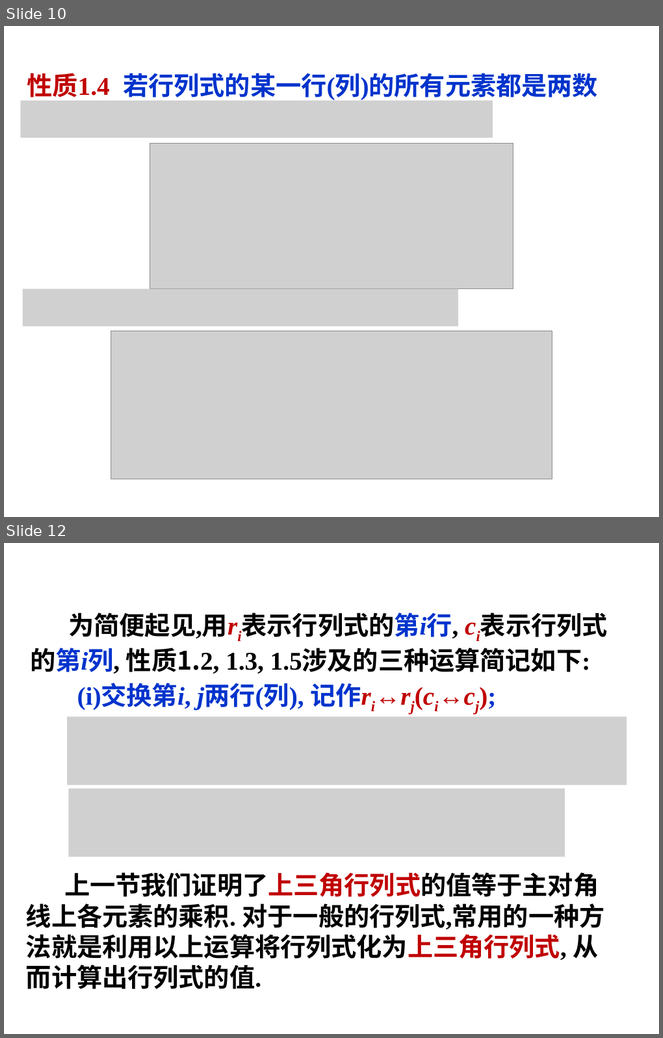
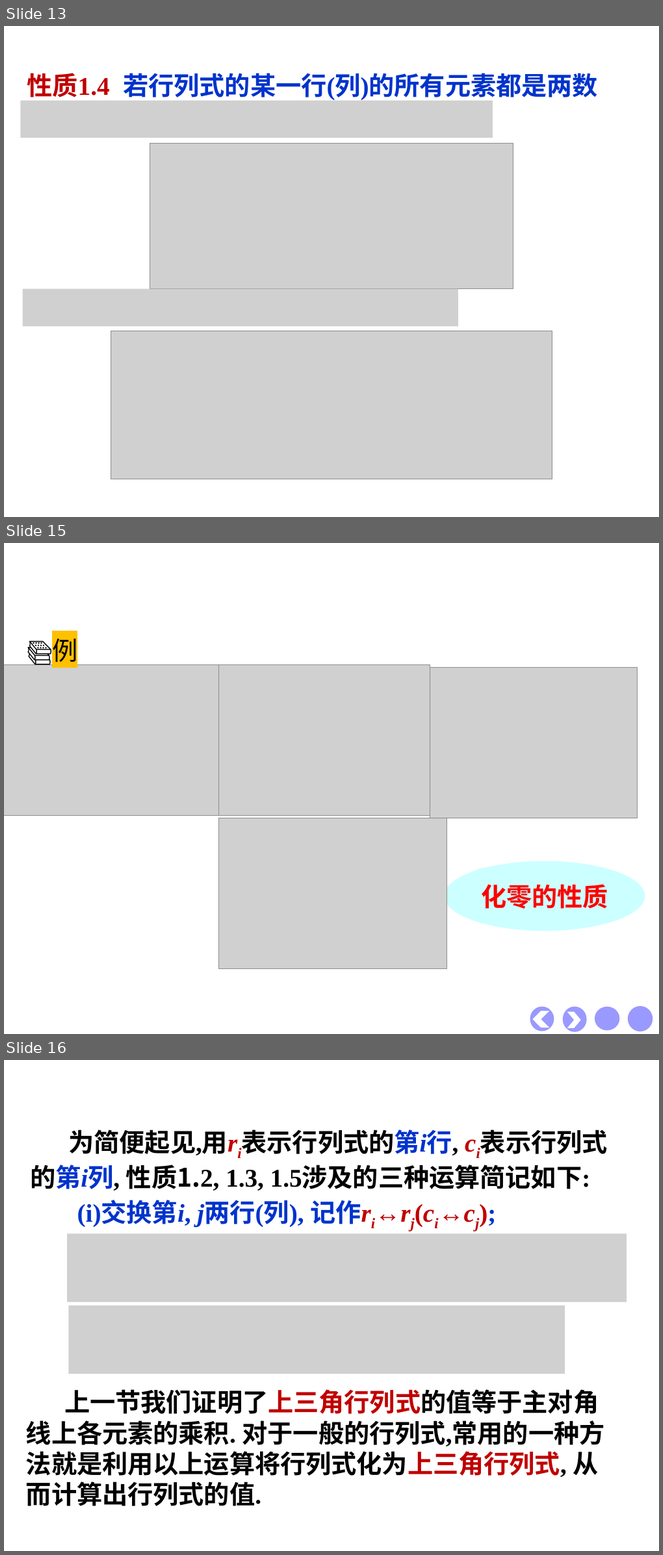
Before and after one commit to zeemeil/zeemeil.github.io, a slide deck: files/2025_2_LM/1007_0103.pptx. Shown one above the other, each under a label of ours: slides 10 and 12 before the commit, slides 13, 15 and 16 after it; the slides between them are not shown. The pictures are 663x1038 and 663x1555 pixels, drawn with LibreOffice and Linux fonts; fonts in the diff are those of the drawing; grey boxes stand for pictures; background and template pictures are left out. Boxes give left, top, right and bottom in pixels: in the first picture for what was removed or moved away, otherwise in the second. Text is boxed around its words. In the diff, an @@ line names an element or a change of style, - is before the commit and + after.

```diff
--- a/files/2025_2_LM/1007_0103.pptx
+++ b/files/2025_2_LM/1007_0103.pptx
@@ slide 15 added at box(4, 543, 659, 1034), background picture (left out) @@
@@ text added at box(27, 640, 77, 668), 28 pt, text #000000 @@
+📚例
@@ picture added at box(4, 665, 219, 815) @@
@@ picture added at box(219, 665, 430, 815) @@
@@ picture added at box(430, 668, 637, 818) @@
@@ picture added at box(219, 818, 447, 969) @@
@@ speech bubble added at box(444, 861, 646, 932), fill #CCFFFF, 28 pt, text #FF0000, bold @@
+化零的性质
@@ ellipse added at box(530, 1007, 555, 1032), fill #9999FF @@
@@ ellipse added at box(563, 1007, 587, 1032), fill #9999FF @@
@@ ellipse added at box(595, 1007, 620, 1031), fill #9999FF @@
@@ ellipse added at box(628, 1006, 653, 1032), fill #9999FF @@
@@ chevron added at box(532, 1012, 550, 1029), fill #FFFFFF @@
@@ chevron added at box(568, 1012, 581, 1029), fill #FFFFFF @@
@@ what was slide 10 is now slide 13 @@
@@ what was slide 12 is now slide 16 @@
```
Also in this commit, not shown: 3 slides changed, 11 other slides added, 10 other files.
